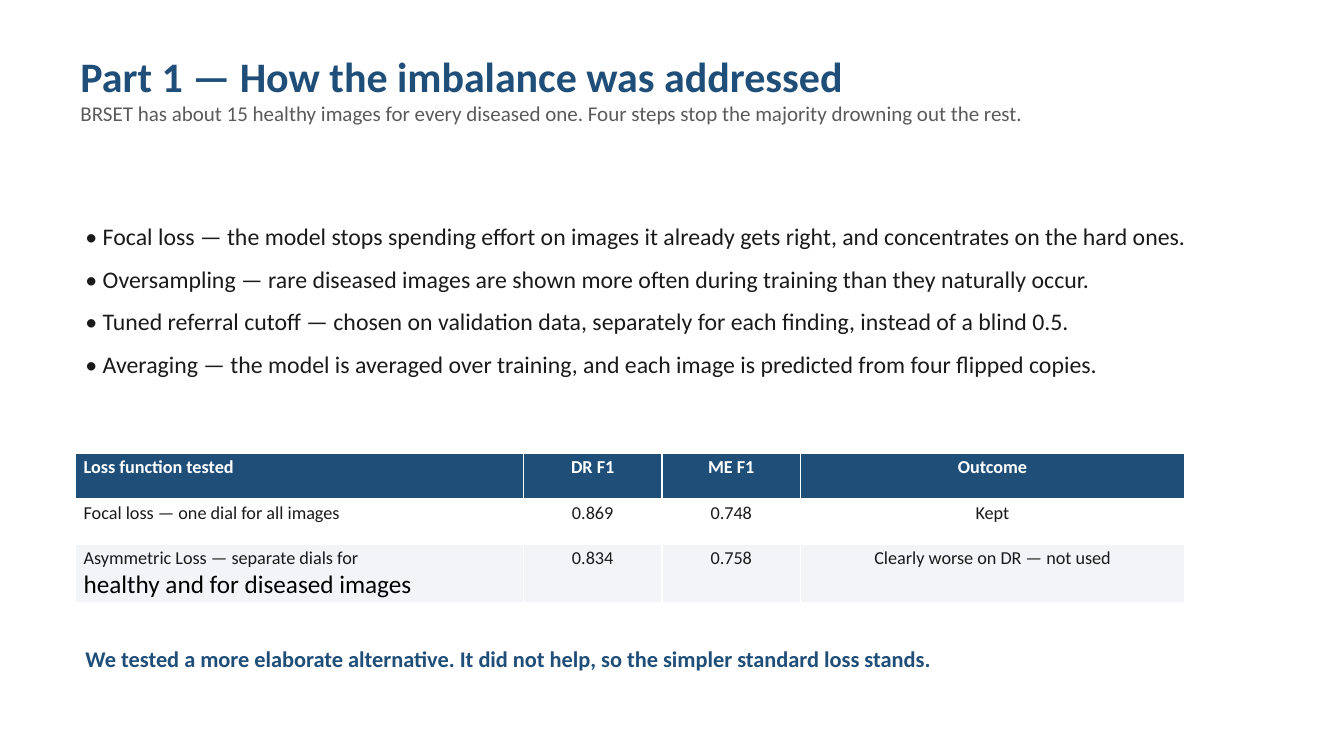
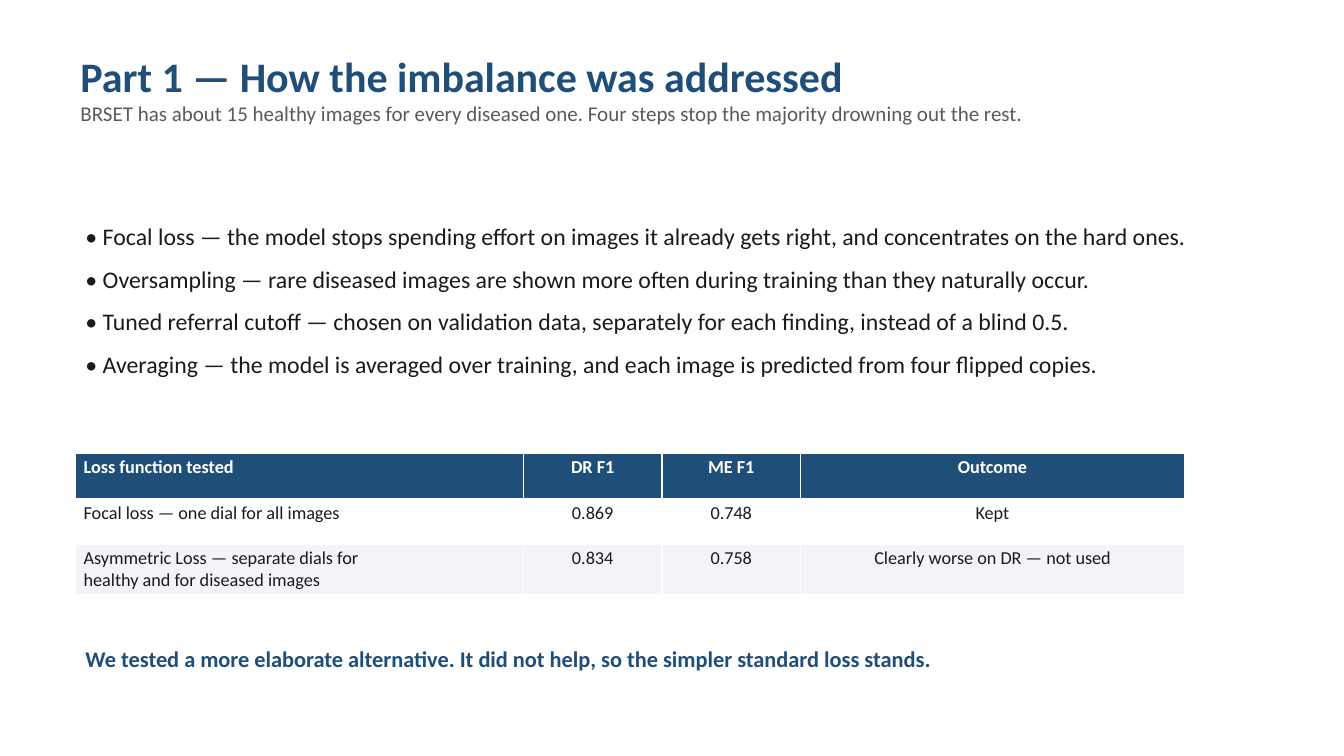
Before and after one commit to Sahith59/brset-convnextv2, a slide deck: slide 5 of presentation/BRSET_ConvNeXtV2_Progress.pptx. Drawn at 1344x756 pixels with LibreOffice and Linux fonts; fonts in the diff are those of the drawing. Boxes give left, top, right and bottom in pixels: in the first picture for what was removed or moved away, otherwise in the second. Text is boxed around its words. In the diff, an @@ line names an element or a change of style, - is before the commit and + after.

```diff
--- a/presentation/BRSET_ConvNeXtV2_Progress.pptx
+++ b/presentation/BRSET_ConvNeXtV2_Progress.pptx
@@ table at (76, 454, 1186, 593) @@
@@ size 18 to 13 pt, text colour #000000 to #1A1A1A in "healthy and for diseased images" @@
```
Also in this commit, not shown: 5 other slides changed, 1 other file.
